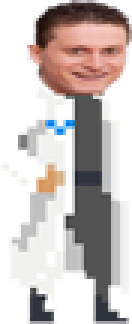
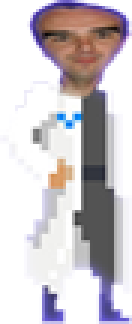
Layers edited between the first and the second 132px x 324px image:
hid "Layer 3" over [0, 0, 132, 324]
showed "Layer 1" over [0, 0, 132, 324]
